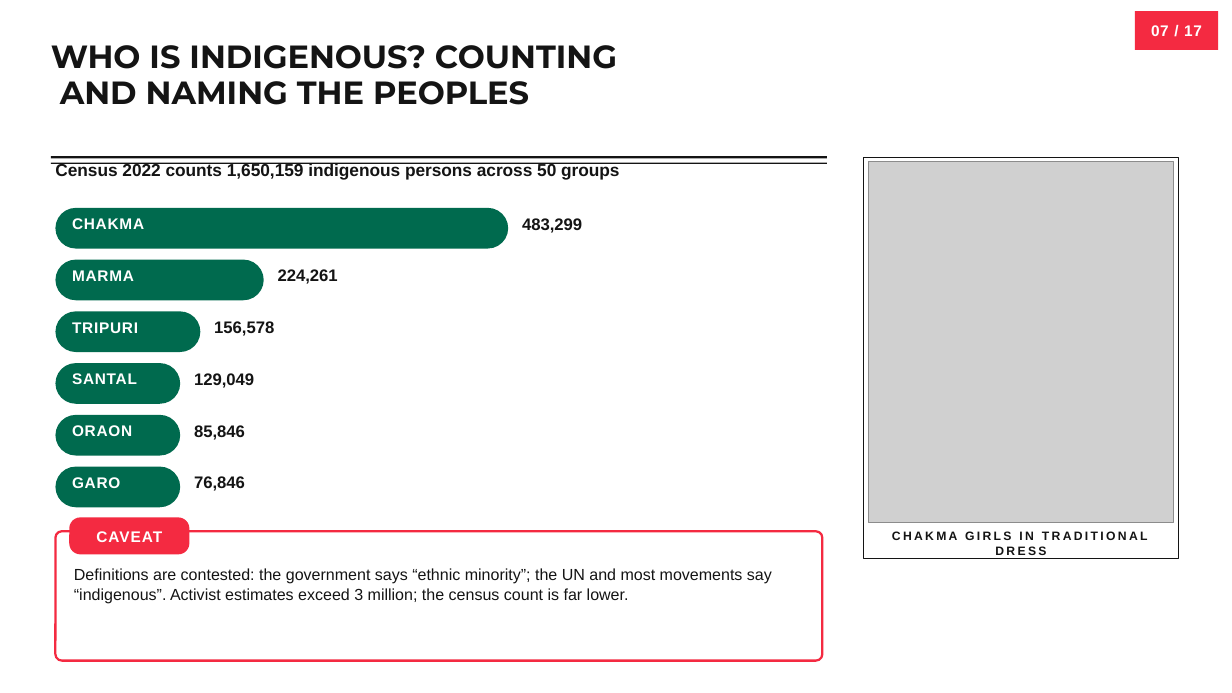
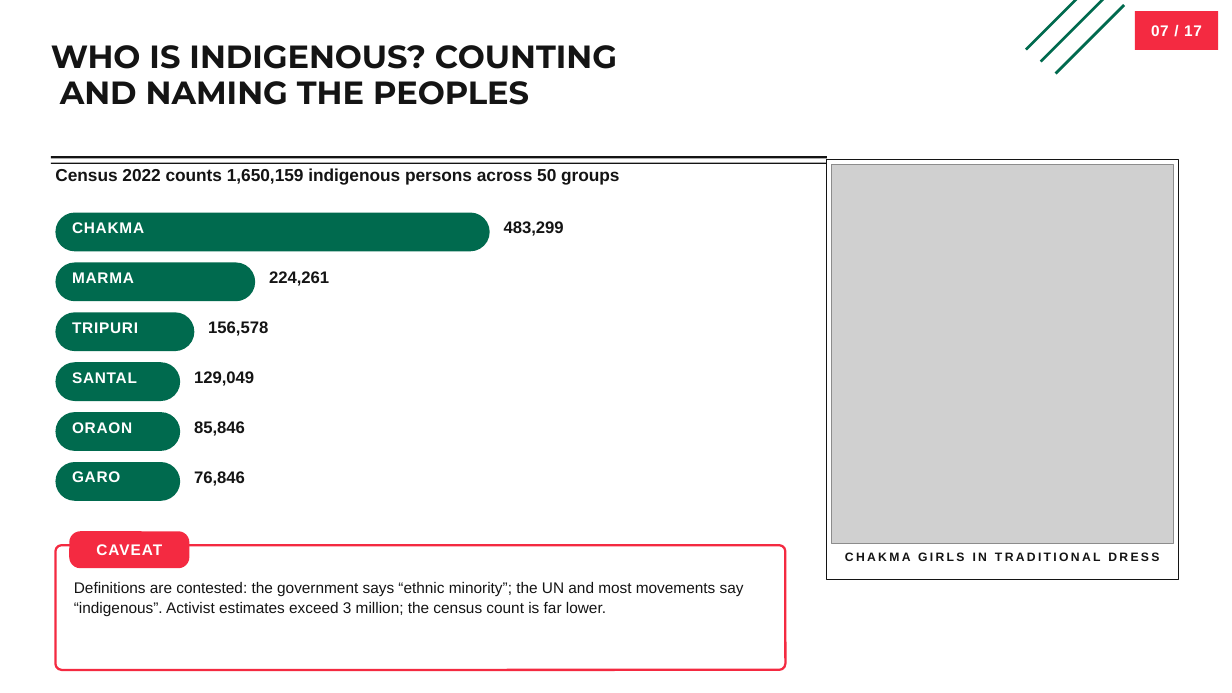
Before and after one commit to moon-netizen-arch/codex-ppt-skill, a slide deck: slide 7 of decks/bangladesh-cultural-diversity/bangladesh-cultural-diversity-editable.pptx. Drawn at 1232x693 pixels with LibreOffice and Linux fonts; fonts in the diff are those of the drawing; grey boxes stand for pictures. Boxes give left, top, right and bottom in pixels: in the first picture for what was removed or moved away, otherwise in the second. Text is boxed around its words. In the diff, an @@ line names an element or a change of style, - is before the commit and + after.

```diff
--- a/decks/bangladesh-cultural-diversity/bangladesh-cultural-diversity-editable.pptx
+++ b/decks/bangladesh-cultural-diversity/bangladesh-cultural-diversity-editable.pptx
@@ rectangle added at box(1025, 0, 1096, 51), fill #006A4E @@
@@ rectangle added at box(1040, 0, 1111, 63), fill #006A4E @@
@@ rectangle added at box(1055, 4, 1125, 75), fill #006A4E @@
@@ text "Census 2022 counts 1,650,159 indigenous ...": place and size @@
-text "Census 2022 counts 1,650,159 indigenous ..." at box(55, 162, 619, 180)
+text "Census 2022 counts 1,650,159 indigenous ..." at box(55, 168, 619, 185)
@@ rectangle: place and size @@
-rectangle at box(864, 157, 1178, 558)
+rectangle at box(827, 160, 1178, 579)
@@ picture: place and size @@
-picture at box(869, 162, 1174, 522)
+picture at box(832, 165, 1174, 543)
@@ rounded rectangle: place and size @@
-rounded rectangle at box(55, 208, 508, 249)
+rounded rectangle at box(55, 213, 490, 251)
@@ text "CHAKMA": place and size @@
-text "CHAKMA" at box(72, 218, 144, 229)
+text "CHAKMA" at box(72, 222, 144, 233)
@@ text "483,299": place and size @@
-text "483,299" at box(522, 218, 582, 233)
+text "483,299" at box(504, 221, 564, 236)
@@ rounded rectangle: place and size @@
-rounded rectangle at box(55, 260, 263, 300)
+rounded rectangle at box(55, 262, 255, 301)
@@ text "224,261": place and size @@
-text "224,261" at box(278, 269, 338, 284)
+text "224,261" at box(269, 271, 329, 286)
@@ rounded rectangle: place and size @@
-rounded rectangle at box(55, 311, 201, 352)
+rounded rectangle at box(55, 312, 194, 351)
@@ text "156,578": place and size @@
-text "156,578" at box(214, 321, 274, 336)
+text "156,578" at box(208, 321, 268, 336)
@@ 3 texts, 2 rounded rectangles: place and size @@
-3 texts, 2 rounded rectangles at box(55, 415, 245, 507)
+3 texts, 2 rounded rectangles at box(55, 412, 245, 501)
@@ rounded rectangle "CAVEAT": place and size @@
-rounded rectangle "CAVEAT" at box(69, 518, 189, 555)
+rounded rectangle "CAVEAT" at box(69, 531, 189, 568)
@@ rounded rectangle: place and size @@
-rounded rectangle at box(55, 531, 823, 661)
+rounded rectangle at box(55, 545, 786, 670)
@@ text "CHAKMA GIRLS IN TRADITIONAL DRESS" rewrapped from box(892, 531, 1148, 555) to box(845, 552, 1159, 561) @@
@@ text "Definitions are contested: the government ...": place and size @@
-text "Definitions are contested: the government ..." at box(74, 568, 772, 604)
+text "Definitions are contested: the government ..." at box(74, 582, 744, 616)
@@ text "Definitions are contested: the government ..." at box(74, 582, 744, 616): size 12.5 to 12 pt @@
```
Also in this commit, not shown: 15 other slides changed, 1 other file.
